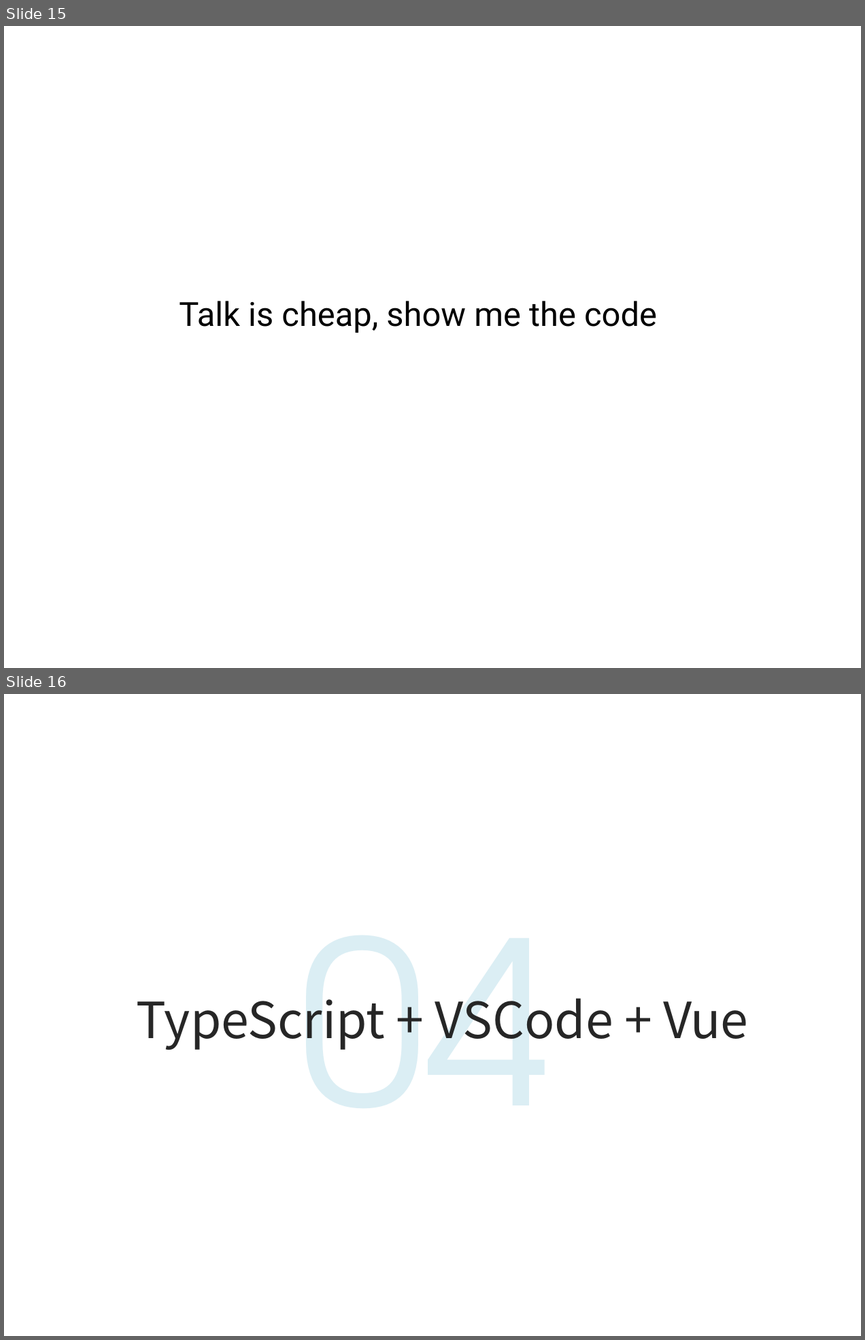
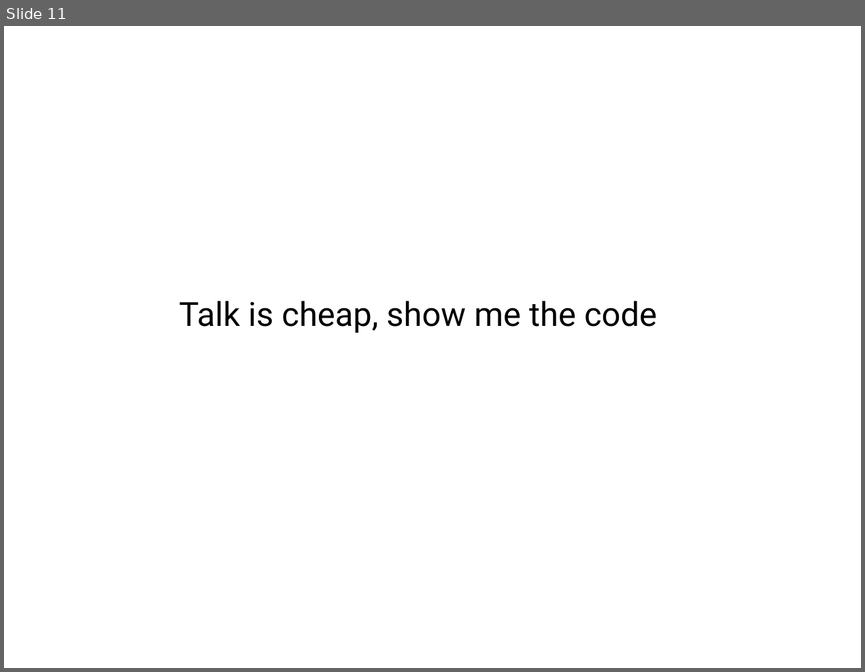
Before and after one commit to life0727/blog, a slide deck: ppt/typescript1.pptx. Shown one above the other, each under a label of ours: slides 15 and 16 before the commit, slide 11 after it. The pictures are 865x1340 and 865x672 pixels, drawn with LibreOffice and Linux fonts; fonts in the diff are those of the drawing; background and template pictures are left out. Boxes give left, top, right and bottom in pixels: in the first picture for what was removed or moved away, otherwise in the second. Text is boxed around its words. In the diff, an @@ line names an element or a change of style, - is before the commit and + after.

```diff
--- a/ppt/typescript1.pptx
+++ b/ppt/typescript1.pptx
@@ slide 16 removed at bbox=[4, 694, 861, 1336], background picture (left out) @@
@@ text removed at bbox=[137, 998, 749, 1050] @@
-TypeScript + VSCode + Vue
@@ text removed at bbox=[300, 999, 551, 1050] @@
-04
@@ what was slide 15 is now slide 11 @@
```
Also in this commit, not shown: 3 slides changed, 6 other slides removed, 2 other files.
